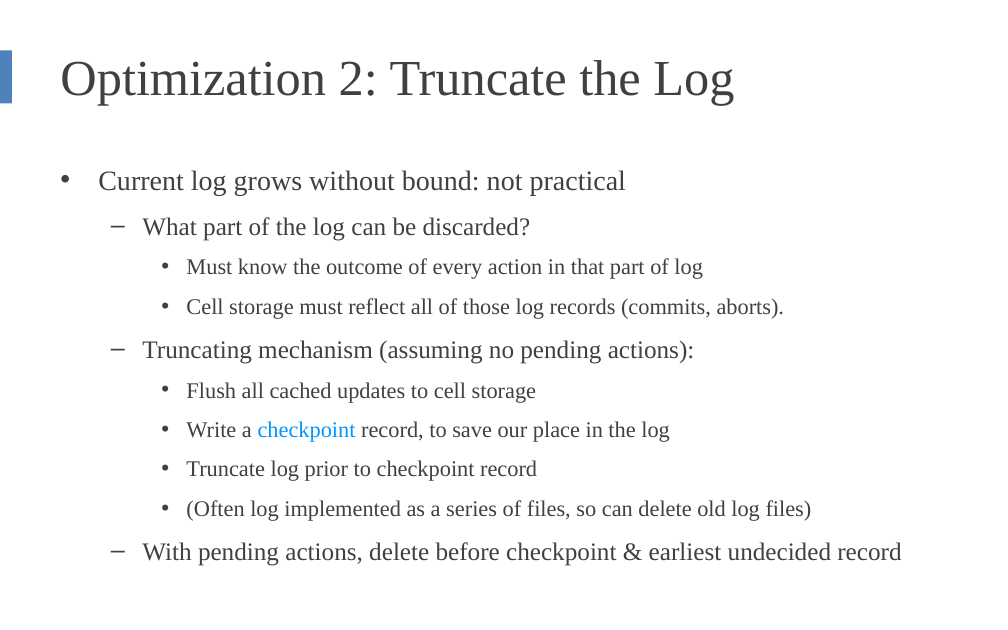
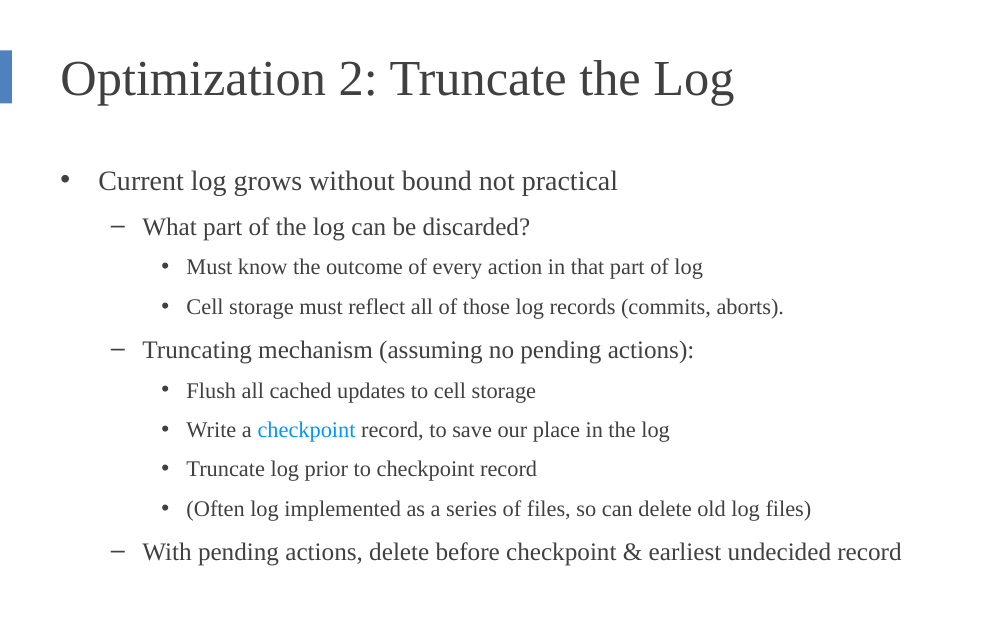
Before and after one commit to yepengpeng-1/2019-2020-autumn-semester, a slide deck: slide 62 of SE-227/slides/CSE-14 All-or-Nothing.pptx. Drawn at 1008x630 pixels with LibreOffice and Linux fonts; fonts in the diff are those of the drawing. Boxes give left, top, right and bottom in pixels: in the first picture for what was removed or moved away, otherwise in the second. Text is boxed around its words. In the diff, an @@ line names an element or a change of style, - is before the commit and + after.

Commit message:
[add] complete lecture 14

```diff
--- a/SE-227/slides/CSE-14 All-or-Nothing.pptx
+++ b/SE-227/slides/CSE-14 All-or-Nothing.pptx
@@ text at bbox=[98, 170, 618, 195]: text changed @@
-• Current log grows without bound: not practical
+• Current log grows without bound not practical
```
Also in this commit, not shown: 1 other slide changed, 12 other files.
